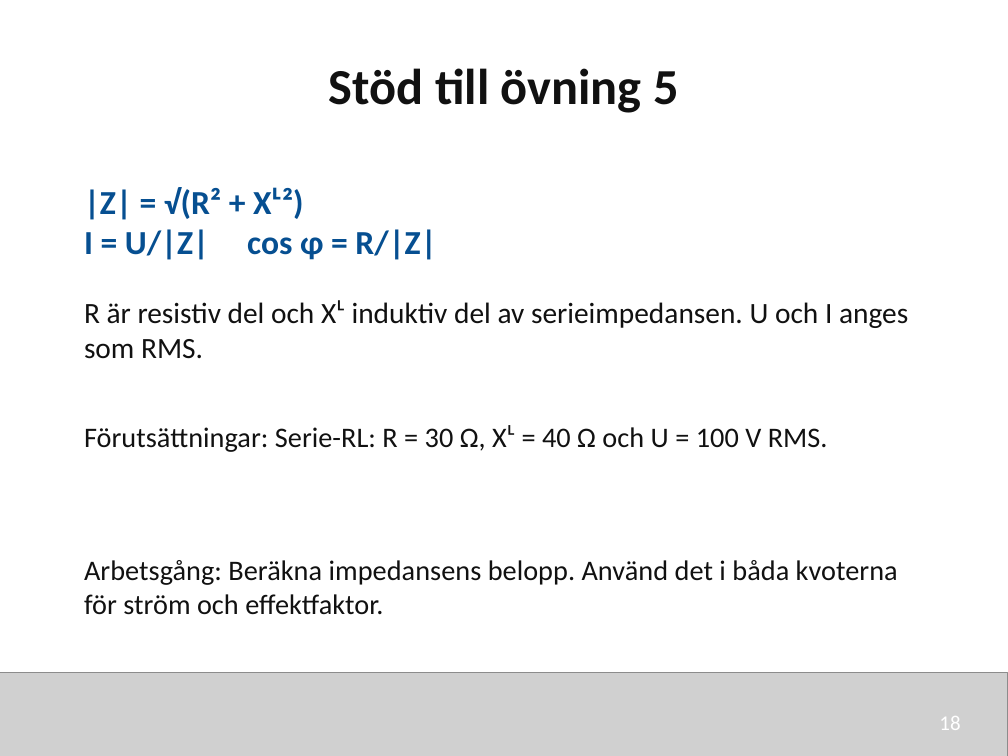
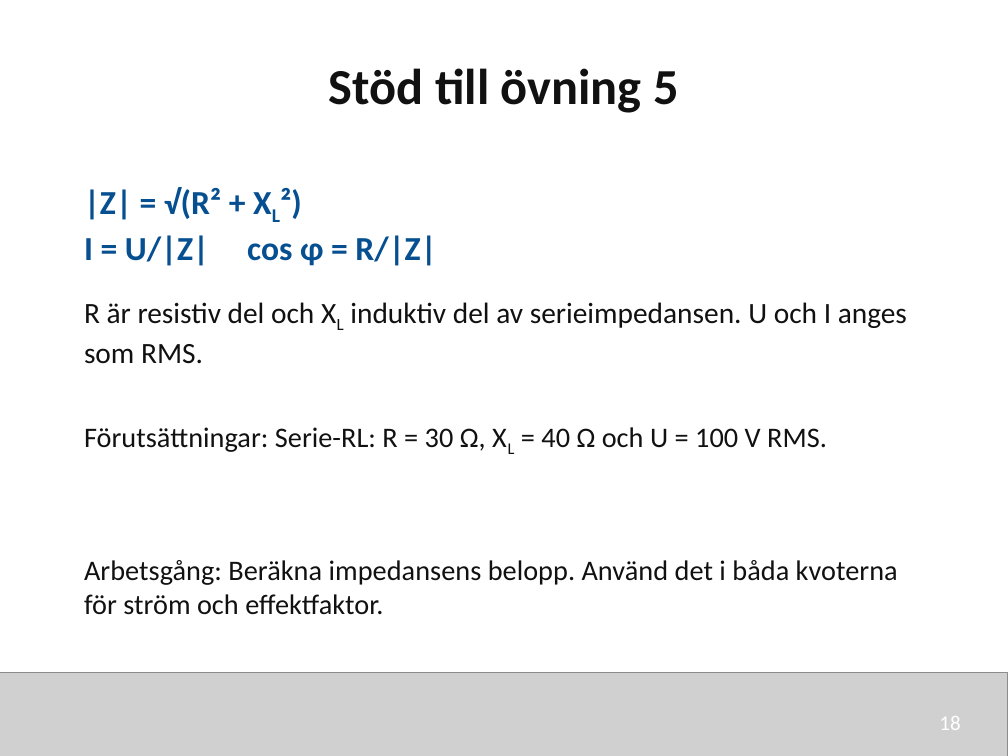
Before and after one commit to nj22az/nj22az.github.io, a slide deck: slide 18 of sjoskolan/vecka-45/aktuell/v45_03_Repetition_infor_tentamen_elev.pptx. Drawn at 1008x756 pixels with LibreOffice and Linux fonts; fonts in the diff are those of the drawing; grey boxes stand for pictures. Boxes give left, top, right and bottom in pixels: in the first picture for what was removed or moved away, otherwise in the second. Text is boxed around its words. In the diff, an @@ line names an element or a change of style, - is before the commit and + after.

```diff
--- a/sjoskolan/vecka-45/aktuell/v45_03_Repetition_infor_tentamen_elev.pptx
+++ b/sjoskolan/vecka-45/aktuell/v45_03_Repetition_infor_tentamen_elev.pptx
@@ text at [84, 187, 221, 220]: text changed @@
-|Z| = √(R² + Xᴸ²)
+|Z| = √(R² + XL²)
@@ text at [84, 302, 907, 364]: text changed @@
-R är resistiv del och Xᴸ induktiv del av serieimpedansen. U och I anges som RMS.
+R är resistiv del och XL induktiv del av serieimpedansen. U och I anges som RMS.
@@ text at [84, 427, 827, 452]: text changed @@
-Förutsättningar: Serie-RL: R = 30 Ω, Xᴸ = 40 Ω och U = 100 V RMS.
+Förutsättningar: Serie-RL: R = 30 Ω, XL = 40 Ω och U = 100 V RMS.
```
Also in this commit, not shown: 14 other slides changed, 5 other files.
